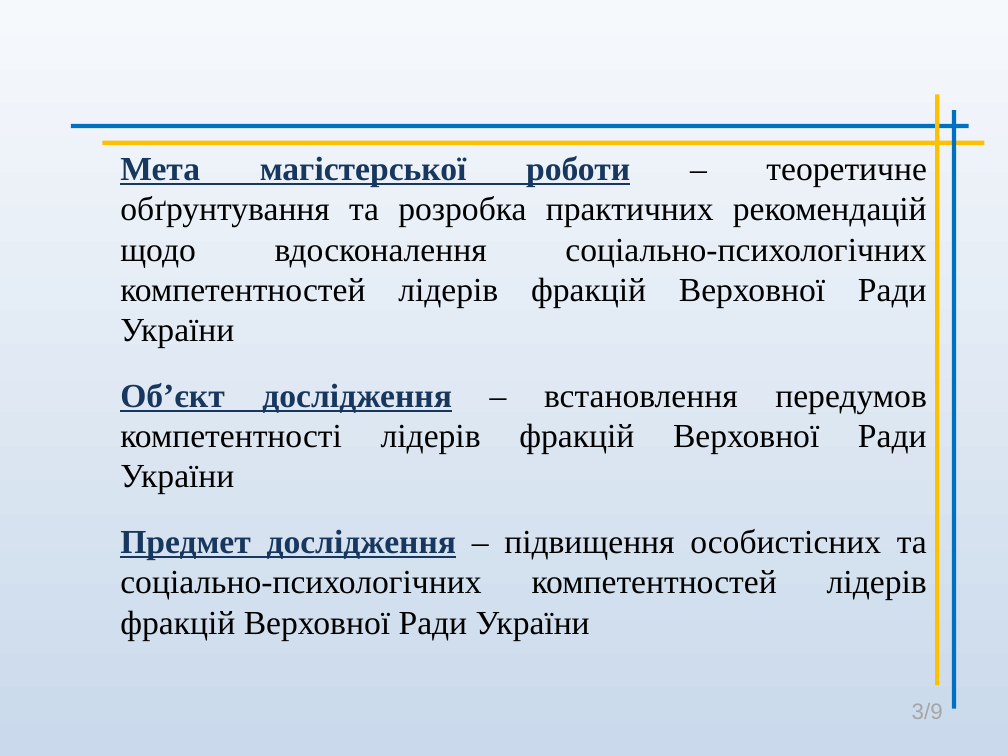
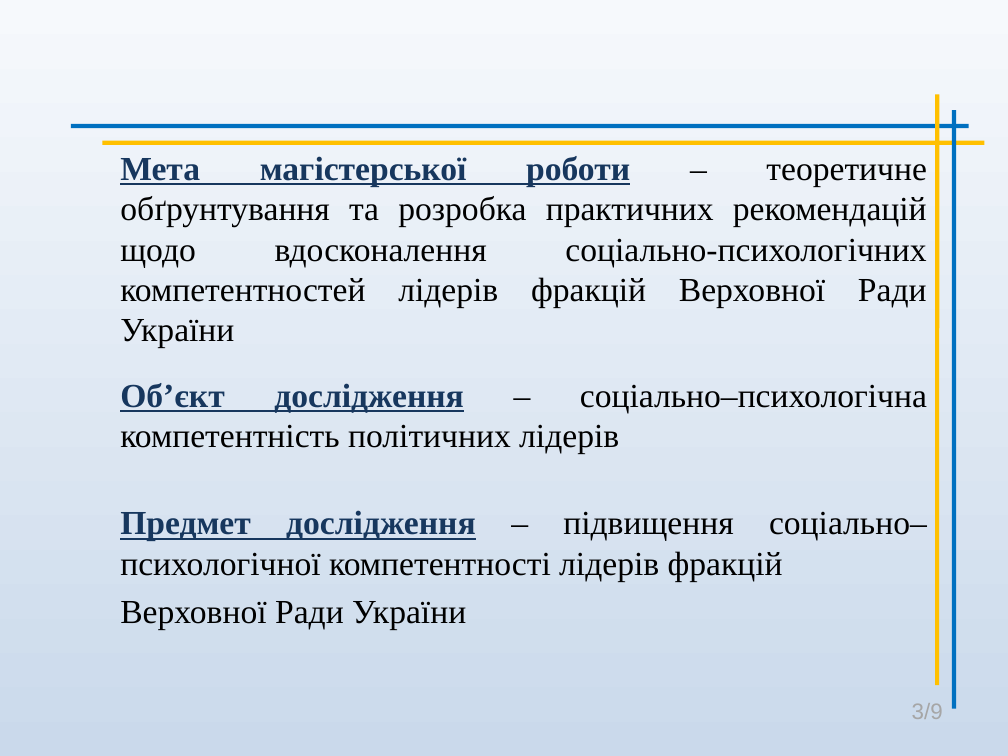
Before and after one commit to koliambrus/diploma, a slide deck: slide 3 of solomakhin.ppt. Drawn at 1008x756 pixels with LibreOffice and Linux fonts; fonts in the diff are those of the drawing. Boxes give left, top, right and bottom in pixels: in the first picture for what was removed or moved away, otherwise in the second. Text is boxed around its words. In the diff, an @@ line names an element or a change of style, - is before the commit and + after.

```diff
--- a/solomakhin.ppt
+++ b/solomakhin.ppt
@@ subtitle at (120,383,927,630): text changed @@
-Об’єкт дослідження – встановлення передумов компетентності лідерів фракцій Верховної Ради України
-Предмет дослідження – підвищення особистісних та соціально-психологічних компетентностей лідерів фракцій Верховної Ради України
+Об’єкт дослідження – соціально–психологічна компетентність політичних лідерів
+Предмет дослідження – підвищення соціально–психологічної компетентності лідерів фракцій
+Верховної Ради України
```
Also in this commit, not shown: 3 other slides changed, 3 other files.
